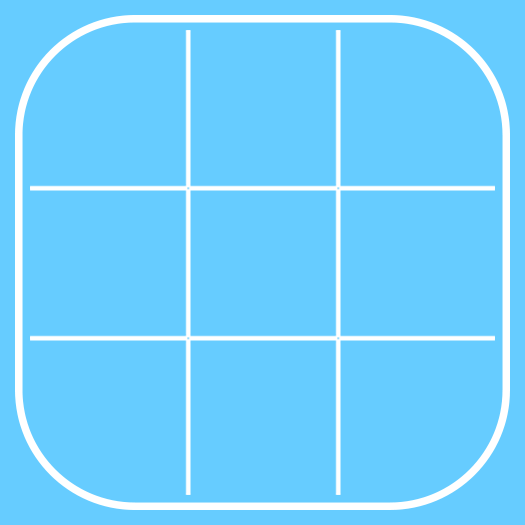
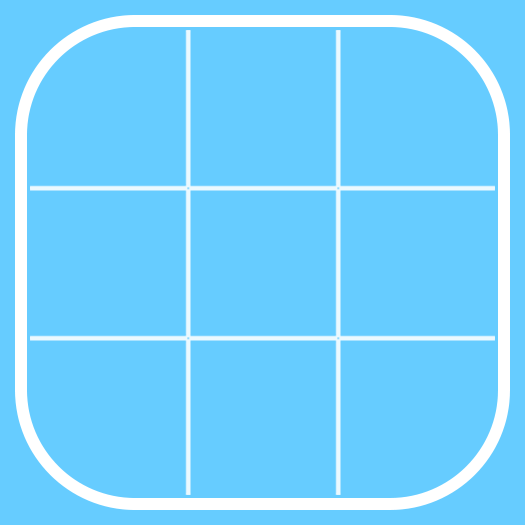
The second 525px x 525px image is a revision of the first. Changes to its layers:
painted on "Rounded Rectangle 4" over [22, 22, 503, 503]
